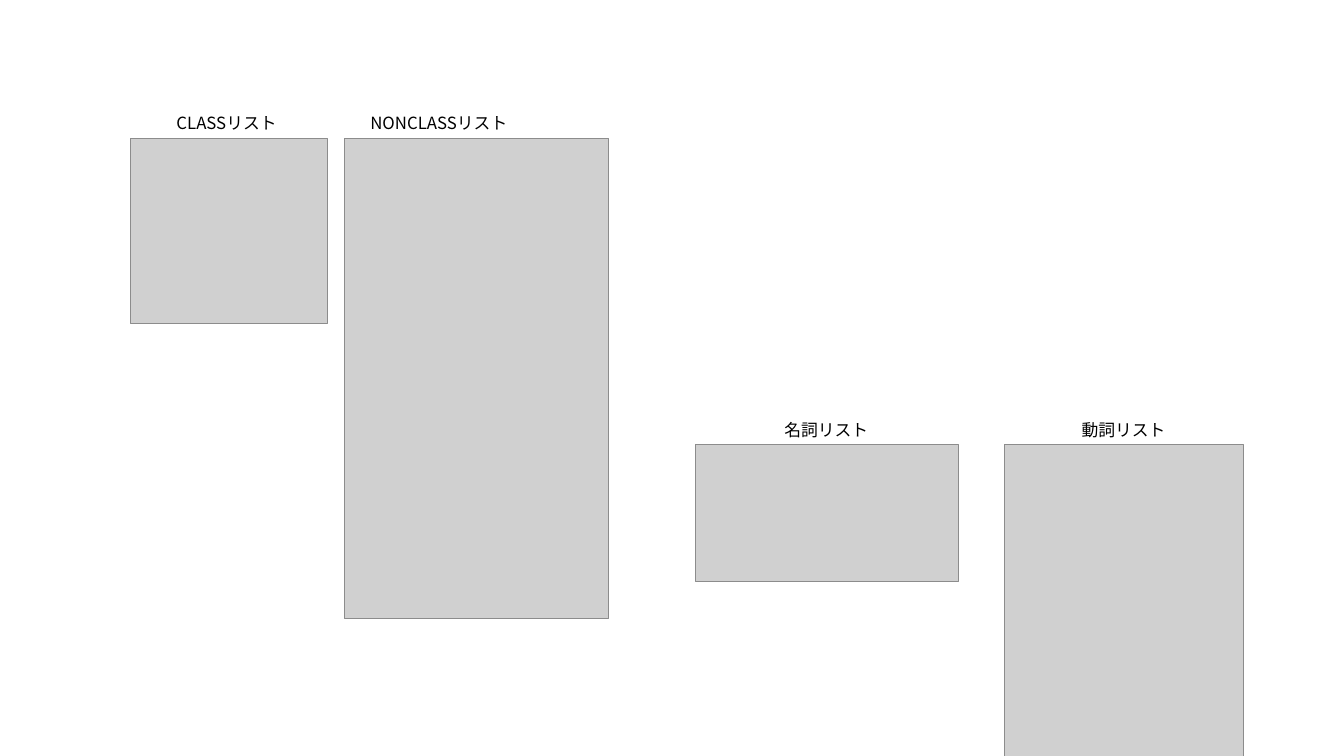
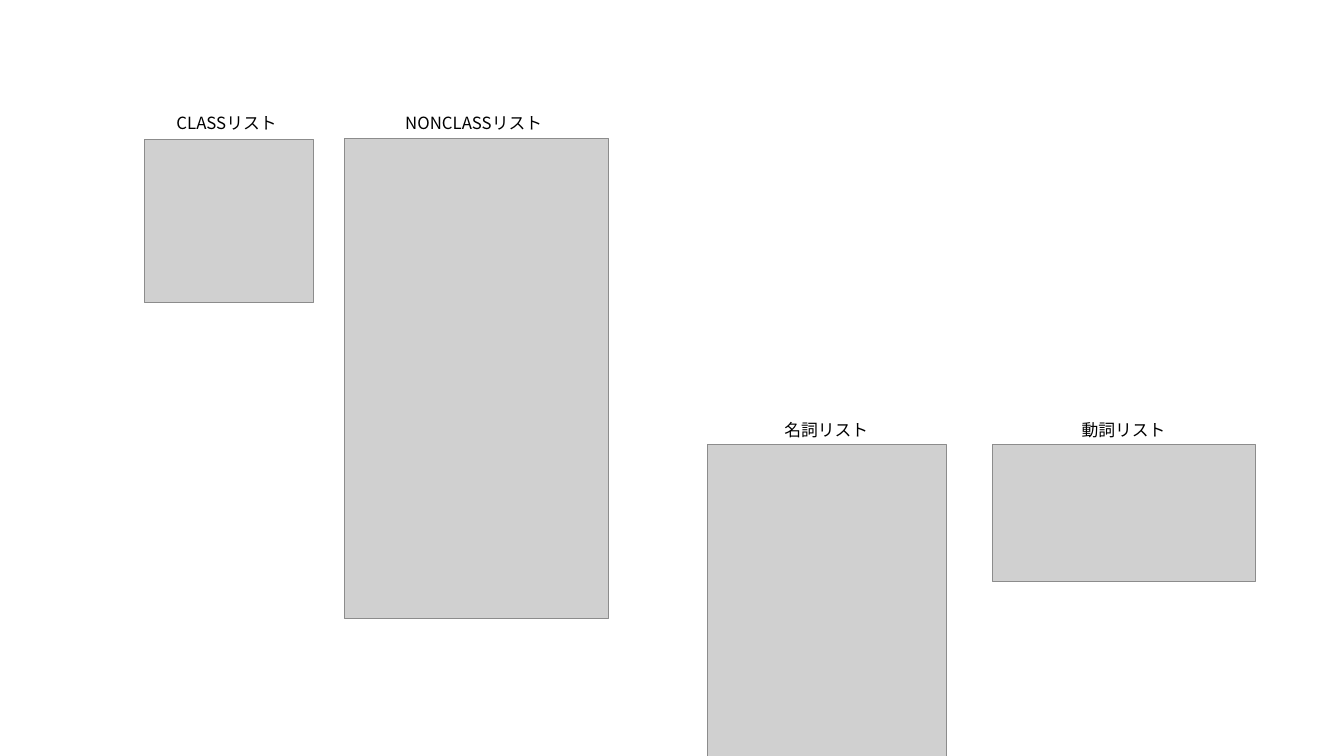
Before and after one commit to sugaken0528/masterPaper, a slide deck: slide 18 of image/sozai.pptx. Drawn at 1344x756 pixels with LibreOffice and Linux fonts; fonts in the diff are those of the drawing; grey boxes stand for pictures. Boxes give left, top, right and bottom in pixels: in the first picture for what was removed or moved away, otherwise in the second. Text is boxed around its words. In the diff, an @@ line names an element or a change of style, - is before the commit and + after.

```diff
--- a/image/sozai.pptx
+++ b/image/sozai.pptx
@@ text "NONCLASSリスト": place and size @@
-text "NONCLASSリスト" at box(370, 116, 507, 130)
+text "NONCLASSリスト" at box(405, 116, 542, 130)
@@ picture: place and size @@
-picture at box(130, 138, 328, 323)
+picture at box(144, 139, 314, 303)
@@ picture: place and size @@
-picture at box(1005, 445, 1245, 756)
+picture at box(708, 445, 948, 756)
@@ picture: place and size @@
-picture at box(696, 445, 959, 581)
+picture at box(993, 445, 1256, 581)
```
Also in this commit, not shown: 4 other slides changed, 2 slides added, 2 slides removed, 18 other files.
